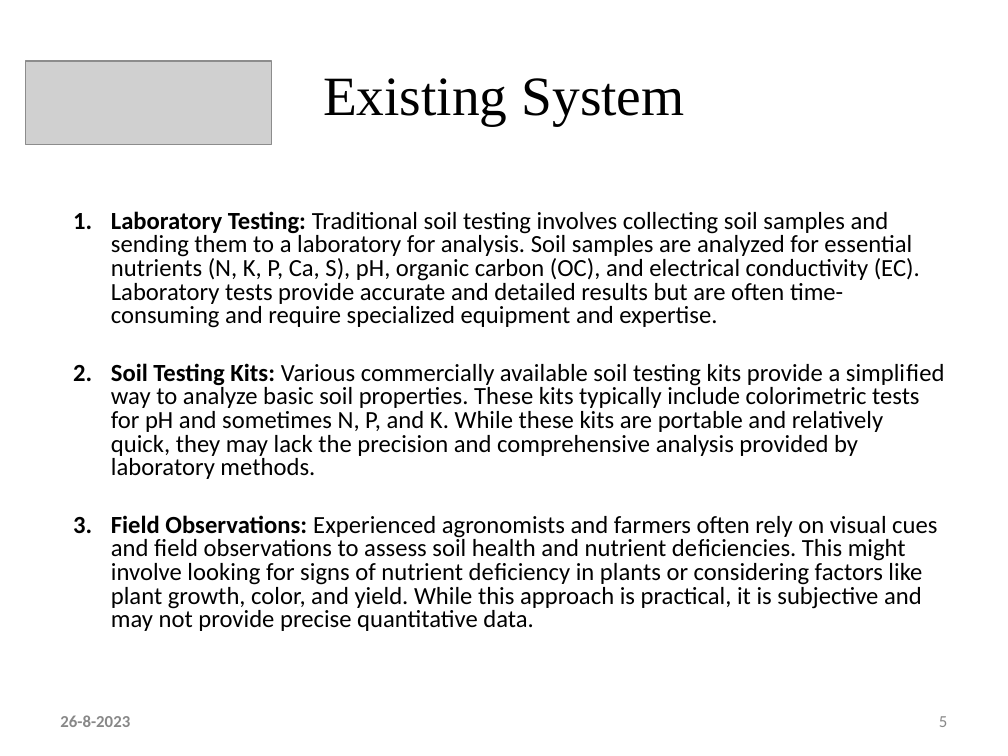
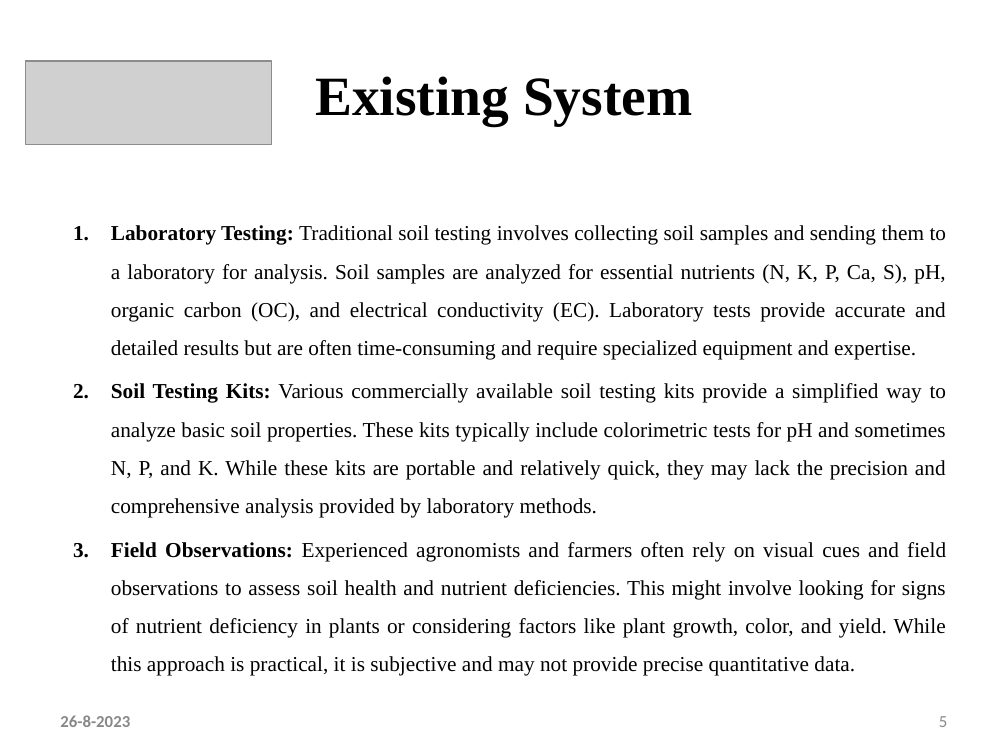
Before and after one commit to prakashy003/Soil-Analyzer, a slide deck: slide 5 of Documents/Review 1 ppt.pptx. Drawn at 1008x756 pixels with LibreOffice and Linux fonts; fonts in the diff are those of the drawing; grey boxes stand for pictures. Boxes give left, top, right and bottom in pixels: in the first picture for what was removed or moved away, otherwise in the second. Text is boxed around its words. In the diff, an @@ line names an element or a change of style, - is before the commit and + after.

```diff
--- a/Documents/Review 1 ppt.pptx
+++ b/Documents/Review 1 ppt.pptx
@@ title "Existing System" at [315, 76, 692, 125]: bold on @@
@@ text "Laboratory Testing: Traditional soil testing ..." at [111, 225, 947, 676]: size 17.6 to 15.2 pt, font Calibri to Times New Roman; alignment left to justified; line spacing 0.8 to 1.5 @@
```
Also in this commit, not shown: 14 other slides changed, 9 other files.
